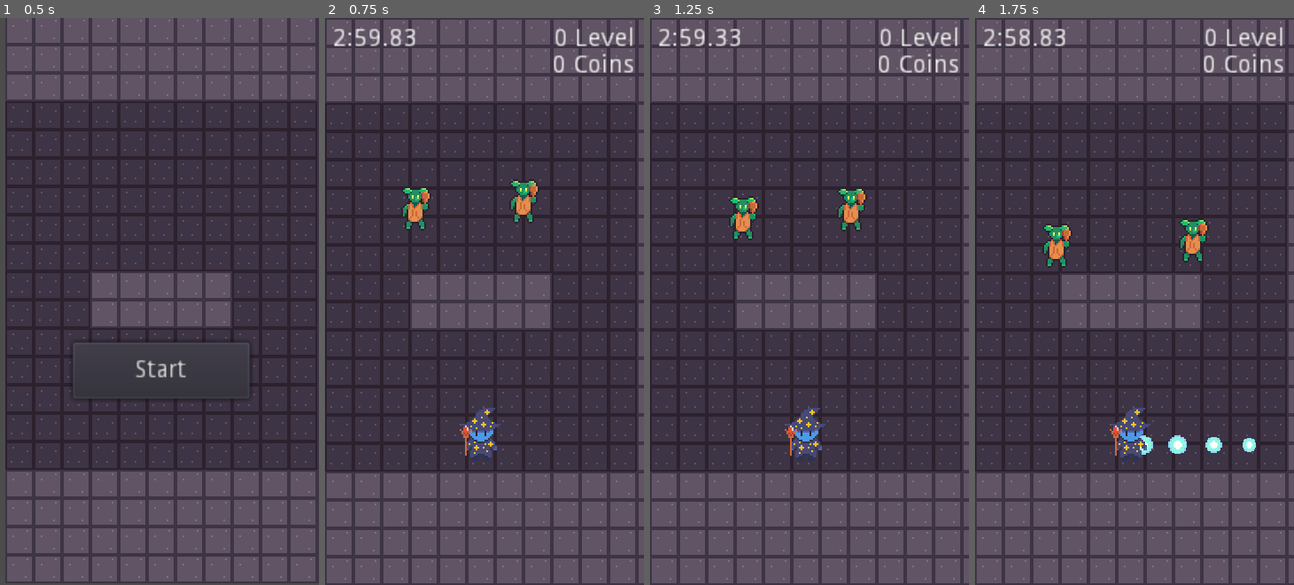
Above: before the commit, frames 1-4 (left to right).
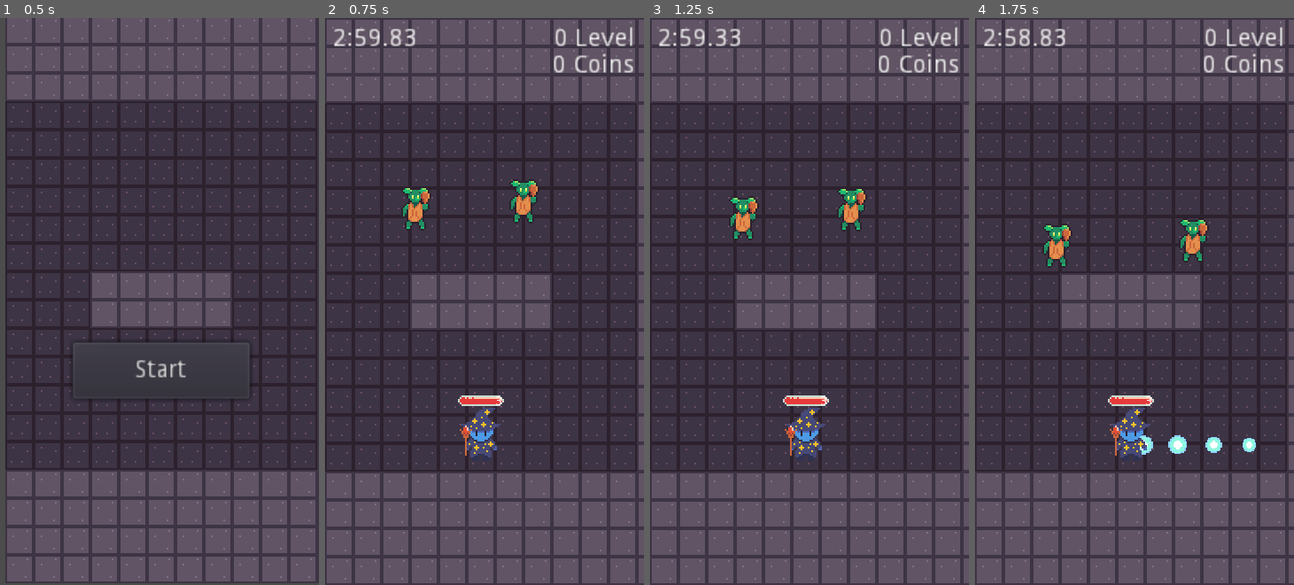
Above: after the commit, the same moments.

Repository: htxdfh/InfGamingSpil
Game: Godot game, scene res://Opening Interface.tscn
The game is run twice, just before and just after one commit, with the same random seed, the same clock (stepped at 60 frames per second) and the same inputs.
Inputs:
- Up to frame 1 (0.5 s): no input
- Up to frame 2 (0.75 s): click "Start" at 0.5 s
- Up to frame 3 (1.25 s): no input
- Up to frame 4 (1.75 s): hold Right (shoot_right) from 1.28 s (still down)

Frame 1 is identical in both runs. In frame 2, 0.3% of the frame differs, in the area x 41-57%, y 66-69%; in frame 3, 0.3%; in frame 4, 0.3%.

Commit message:
healthbar unfinished

Diff:
--- a/Player/Player.tscn
+++ b/Player/Player.tscn
@@ -1,9 +1,11 @@
-[gd_scene load_steps=13 format=2]
+[gd_scene load_steps=15 format=2]
 
 [ext_resource path="res://Player/Player.gd" type="Script" id=1]
 [ext_resource path="res://Player/Sprites/Wizard.png" type="Texture" id=2]
+[ext_resource path="res://Stats/Sprites/HealthBar.png" type="Texture" id=3]
 [ext_resource path="res://Stats/PlayerStats.tscn" type="PackedScene" id=4]
 [ext_resource path="res://Boxes/ChannelBox.tscn" type="PackedScene" id=5]
+[ext_resource path="res://Stats/Sprites/HealthBarThin.png" type="Texture" id=6]
 
 [sub_resource type="Shader" id=6]
 code = "shader_type canvas_item;
@@ -138,6 +140,29 @@
 one_shot = true
 
 [node name="Node2D" type="Node2D" parent="."]
+position = Vector2( 0, -19 )
+
+[node name="Sprite" type="Sprite" parent="Node2D"]
+visible = false
+texture = ExtResource( 3 )
+hframes = 2
+
+[node name="Sprite2" type="Sprite" parent="Node2D"]
+texture = ExtResource( 6 )
+hframes = 2
+
+[node name="Label" type="Label" parent="Node2D"]
+margin_left = -16.0
+margin_top = -3.0
+margin_right = 40.0
+margin_bottom = 28.0
+rect_scale = Vector2( 0.5, 0.5 )
+text = "3
+"
+align = 2
+__meta__ = {
+"_edit_use_anchors_": false
+}
 
 [connection signal="area_entered" from="PlayerHurtBox" to="." method="_on_PlayerHurtBox_area_entered"]
 [connection signal="timeout" from="PlayerHurtBox/InvincibilityTimer" to="." method="_on_InvincibilityTimer_timeout"]
Binary file added: Stats/Sprites/HealthBar.png
Not shown, added: Stats/Sprites/HealthBar.png.import
Binary file added: Stats/Sprites/HealthBarThin.png
Not shown, added: Stats/Sprites/HealthBarThin.png.import
